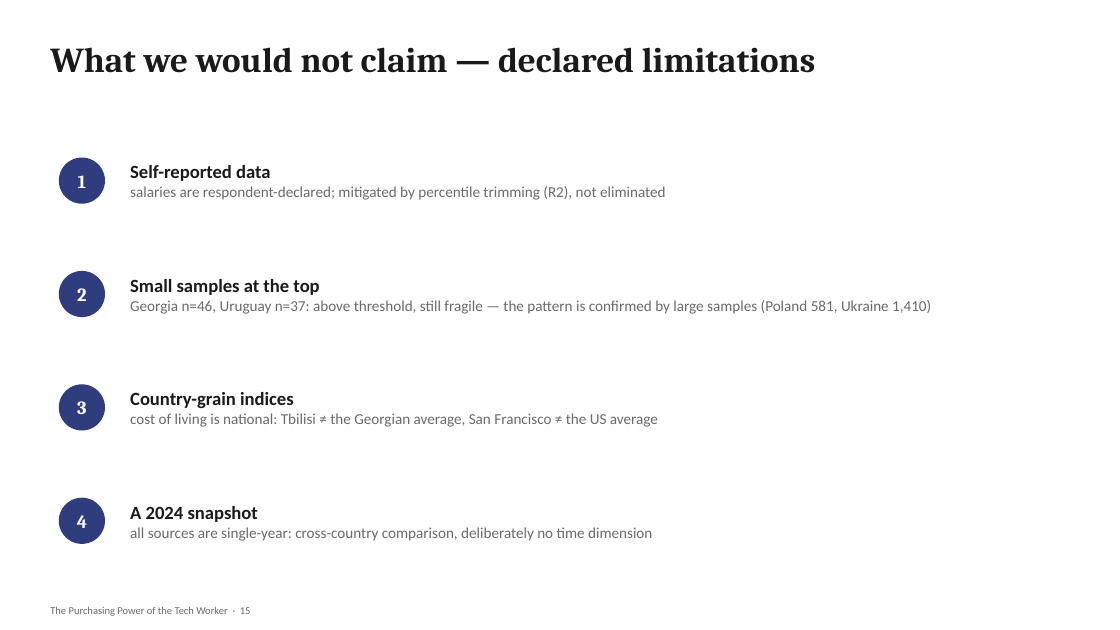
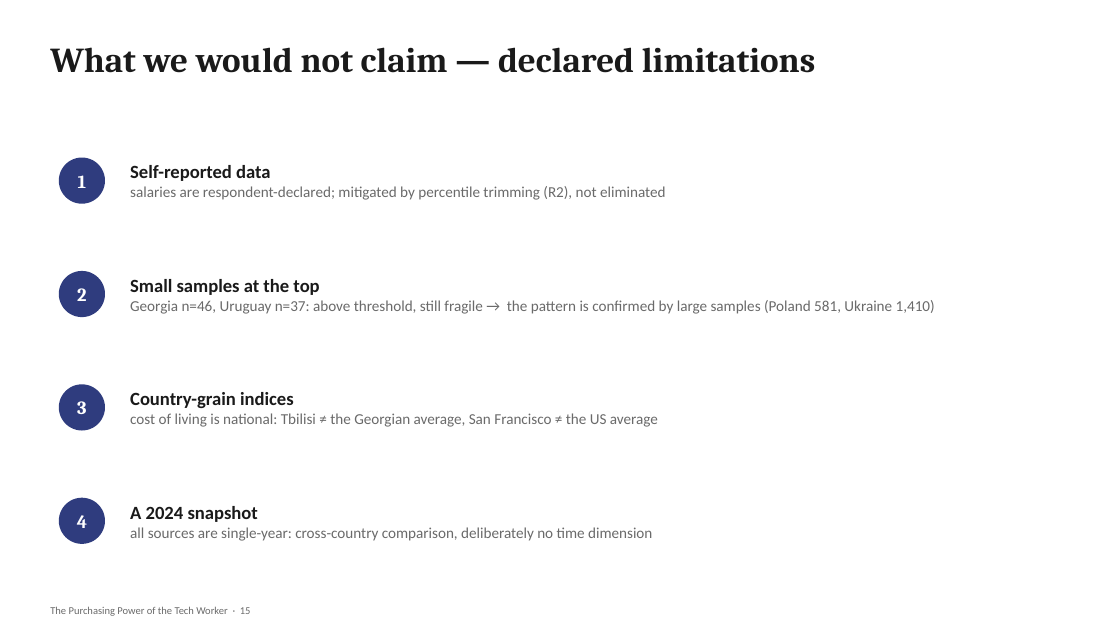
Before and after one commit to emasmisi/tech-worker-purchasing-power-dw, a slide deck: slide 15 of presentation/TechWorker_DW_Presentation.pptx. Drawn at 1120x630 pixels with LibreOffice and Linux fonts; fonts in the diff are those of the drawing. Boxes give left, top, right and bottom in pixels: in the first picture for what was removed or moved away, otherwise in the second. Text is boxed around its words. In the diff, an @@ line names an element or a change of style, - is before the commit and + after.

```diff
--- a/presentation/TechWorker_DW_Presentation.pptx
+++ b/presentation/TechWorker_DW_Presentation.pptx
@@ text at bbox=[130, 300, 935, 314]: text changed @@
-Georgia n=46, Uruguay n=37: above threshold, still fragile — the pattern is confirmed by large samples (Poland 581, Ukraine 1,410)
+Georgia n=46, Uruguay n=37: above threshold, still fragile → the pattern is confirmed by large samples (Poland 581, Ukraine 1,410)
```
Also in this commit, not shown: 15 other slides changed, 4 other files.
